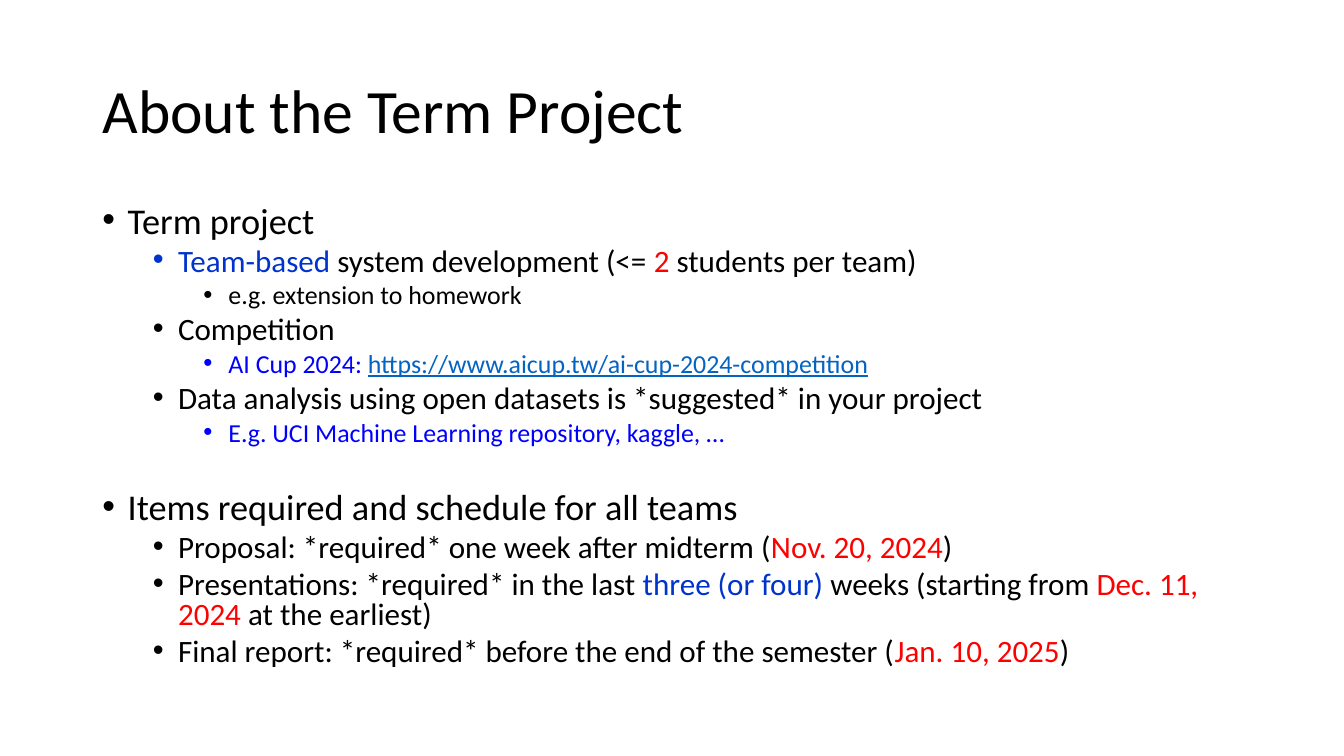
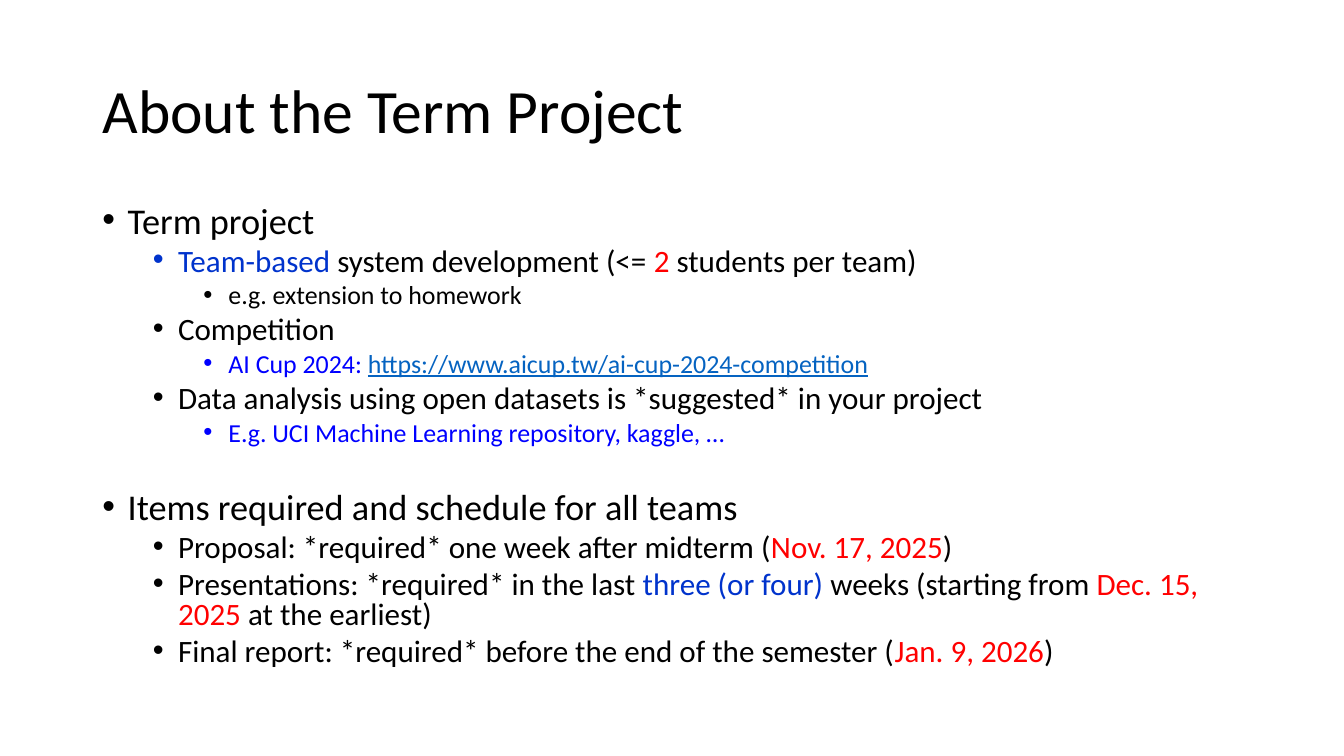
Before and after one commit to chriswjh/chriswjh.github.io, a slide deck: slide 2 of BDM/proposal.pptx. Drawn at 1344x756 pixels with LibreOffice and Linux fonts; fonts in the diff are those of the drawing. Boxes give left, top, right and bottom in pixels: in the first picture for what was removed or moved away, otherwise in the second. Text is boxed around its words. In the diff, an @@ line names an element or a change of style, - is before the commit and + after.

```diff
--- a/BDM/proposal.pptx
+++ b/BDM/proposal.pptx
@@ text at <box>178,535,1198,667</box>: text changed @@
-  • Proposal: *required* one week after midterm (Nov. 20, 2024)
-  • Presentations: *required* in the last three (or four) weeks (starting from Dec. 11, 2024 at the earliest)
-  • Final report: *required* before the end of the semester (Jan. 10, 2025)
+  • Proposal: *required* one week after midterm (Nov. 17, 2025)
+  • Presentations: *required* in the last three (or four) weeks (starting from Dec. 15, 2025 at the earliest)
+  • Final report: *required* before the end of the semester (Jan. 9, 2026)
```
Also in this commit, not shown: 3 other slides changed, 3 slides added.
